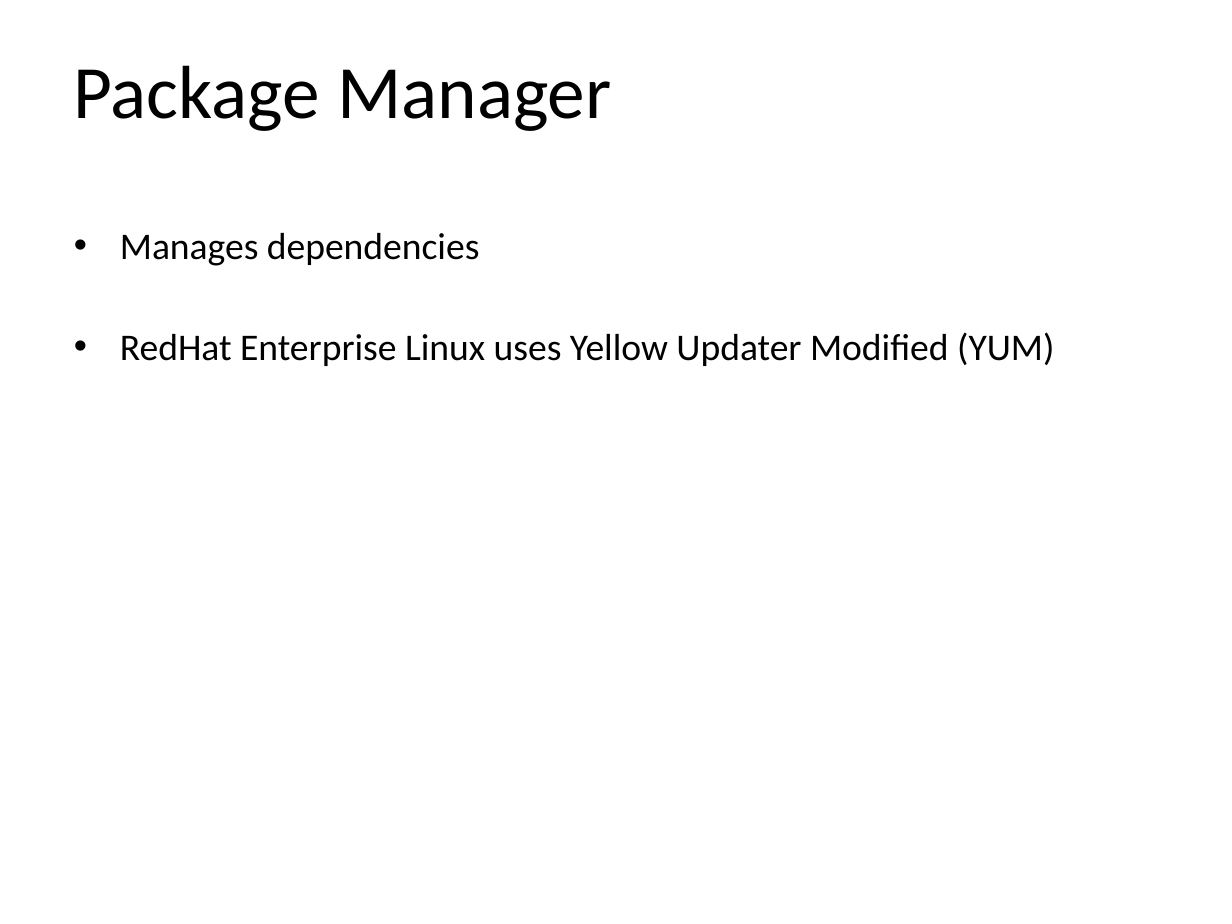
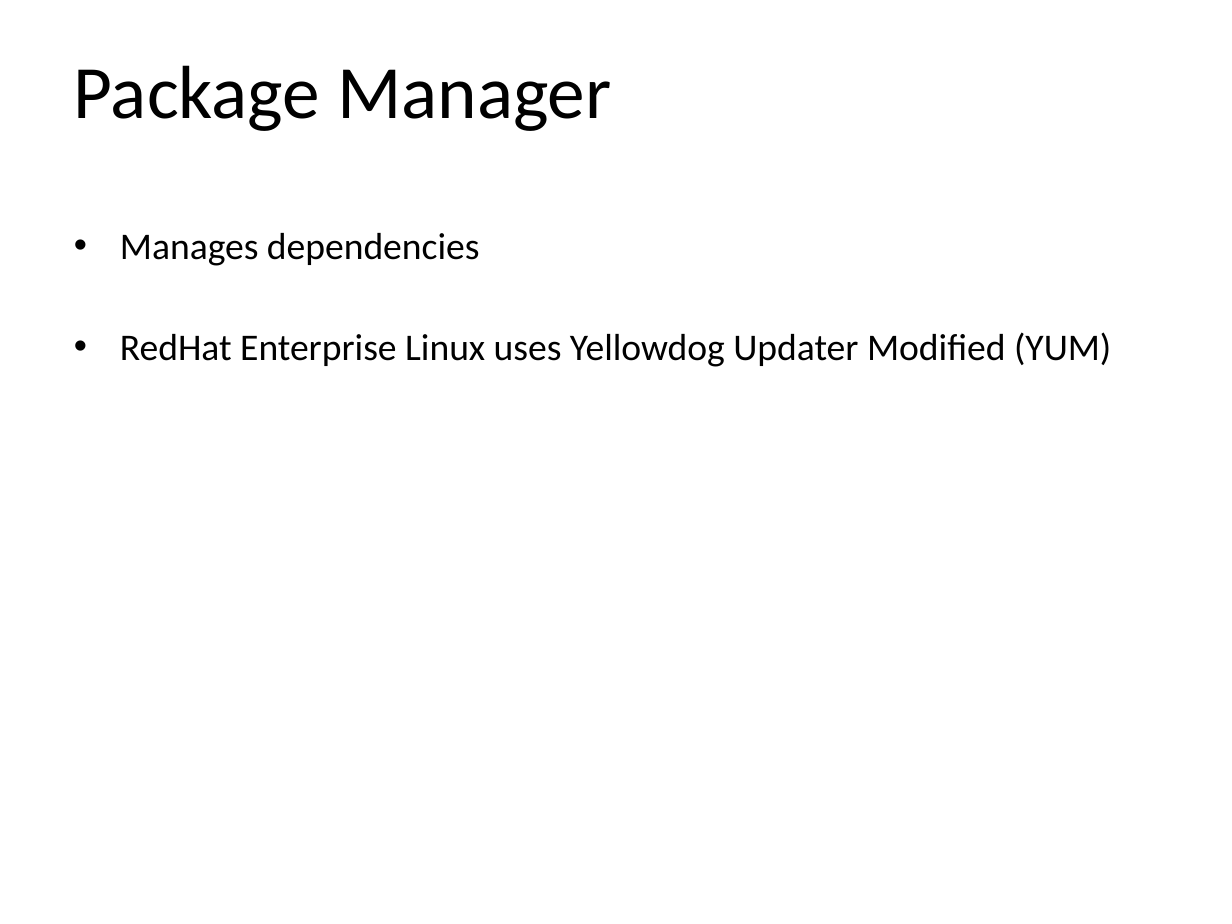
Before and after one commit to profjamesmohawk/LinAdmin, a slide deck: slide 13 of InstallingAndUpdatingSoftware/Lecture.pptx. Drawn at 1232x924 pixels with LibreOffice and Linux fonts; fonts in the diff are those of the drawing; background and template pictures are left out. Boxes give left, top, right and bottom in pixels: in the first picture for what was removed or moved away, otherwise in the second. Text is boxed around its words. In the diff, an @@ line names an element or a change of style, - is before the commit and + after.

Commit message:
yellowdog typo

```diff
--- a/InstallingAndUpdatingSoftware/Lecture.pptx
+++ b/InstallingAndUpdatingSoftware/Lecture.pptx
@@ text at <box>120,332,1111,367</box>: text changed @@
-• RedHat Enterprise Linux uses Yellow Updater Modified (YUM)
+• RedHat Enterprise Linux uses Yellowdog Updater Modified (YUM)
```
Also in this commit, not shown: 1 other file.
